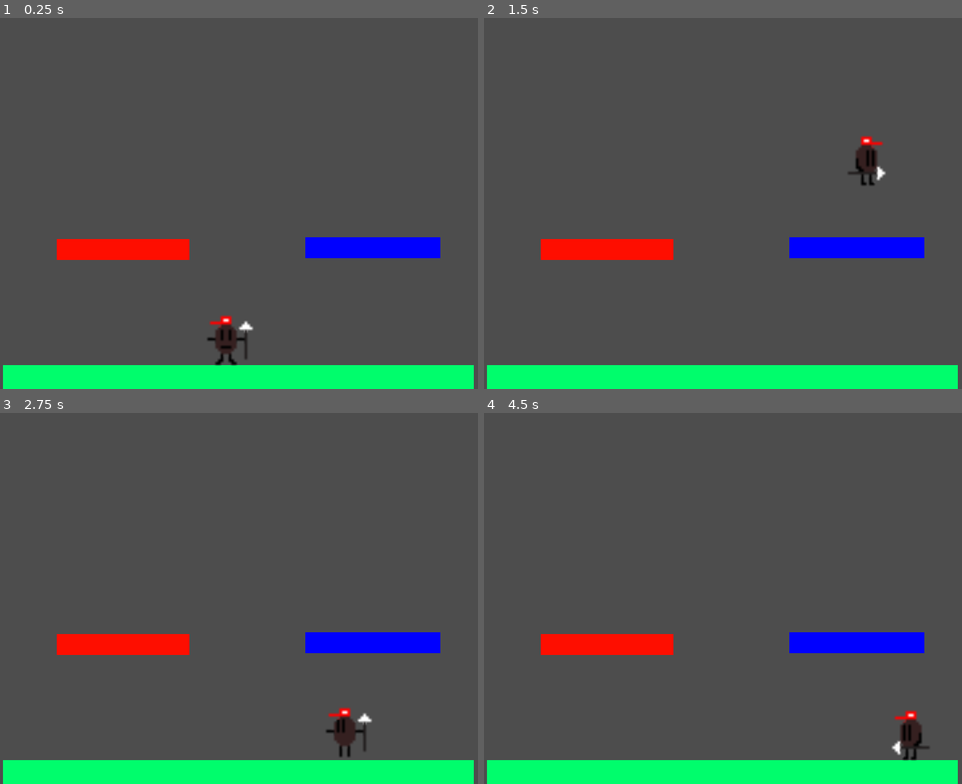
Above: before the commit, frames 1-4 (two rows, left to right).
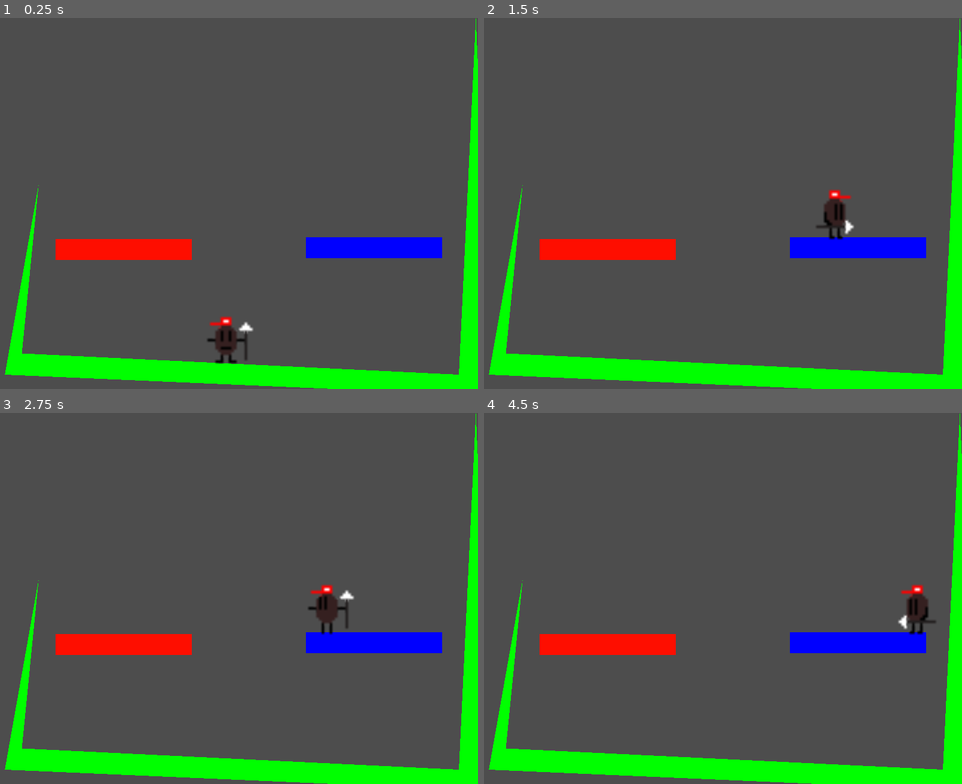
Above: after the commit, the same moments.

Repository: SonuTheNecro/GodotLearningEnvironment
Game: Godot game, scene res://level.tscn
Same seed, same stepped clock (60 frames per second), same inputs: the game is played once before the commit and once after it.
Inputs:
- Up to frame 1 (0.25 s): no input
- Up to frame 2 (1.5 s): hold S (duck) 0.53-1.28 s; hold D (move_right) from 0.53 s (still down); tap W (jump) at 0.77, 1.07 s; tap Shift (run) at 0.8, 1.35 s
- Up to frame 3 (2.75 s): tap W (jump) at 1.52, 1.55, 1.82 s; release D (move_right) at 2.03 s; hold A (move_left) from 2.03 s (still down); hold W (jump) from 2.03 s (still down); tap S (duck) at 2.3 s
- Up to frame 4 (4.5 s): release A (move_left) at 2.78 s; release W (jump) at 2.78 s; hold D (move_right) 2.78-4.28 s; tap S (duck) at 2.85, 4.35 s; tap W (jump) at 3.02, 3.32, 3.77, 3.8, 4.07 s; tap Shift (run) at 3.05 s; hold Shift (run) 3.53-4.28 s; hold A (move_left) from 4.28 s (still down)

The runs differ from the first frame. In frame 1, 10% of the frame differs, in the area x 0-100%, y 0-100%; in frame 2, 11%; in frame 3, 11%; in frame 4, 11%.

Commit message:
feat: fixed animations, WHY ARE COLORS OBJECTS, WHY DOES EVERY METHOD HAVE DELTA BUILT IN

Diff:
--- /dev/null
+++ b/CollisionPolygon2D.gd
@@ -0,0 +1,16 @@
+extends CollisionPolygon2D
+var polygon_2d = Polygon2D.new()
+
+
+
+
+# Called when the node enters the scene tree for the first time.
+func _ready():
+	add_child(polygon_2d)
+	polygon_2d.set_polygon(polygon)
+	polygon_2d.set_color(Color(0,1,0,1))
+
+
+# Called every frame. 'delta' is the elapsed time since the previous frame.
+func _process(delta):
+	pass
--- a/level.tscn
+++ b/level.tscn
@@ -1,5 +1,6 @@
-[gd_scene load_steps=6 format=3 uid="uid://mhlpakpgegri"]
+[gd_scene load_steps=7 format=3 uid="uid://mhlpakpgegri"]
 
+[ext_resource type="Script" path="res://CollisionPolygon2D.gd" id="1_sdvwn"]
 [ext_resource type="PackedScene" uid="uid://djfeeipq7vvb8" path="res://player.tscn" id="1_vet0b"]
 
 [sub_resource type="RectangleShape2D" id="RectangleShape2D_8mqrt"]
@@ -17,7 +18,12 @@
 
 [node name="StaticBody2D" type="StaticBody2D" parent="."]
 
+[node name="CollisionPolygon2D" type="CollisionPolygon2D" parent="StaticBody2D"]
+polygon = PackedVector2Array(72, 312, 8, 672, 928, 712, 896, 0, 864, 672, 40, 632)
+script = ExtResource("1_sdvwn")
+
 [node name="ground" type="CollisionShape2D" parent="StaticBody2D"]
+visible = false
 position = Vector2(449.5, 677)
 shape = SubResource("RectangleShape2D_8mqrt")
 debug_color = Color(0.916841, 0.113416, 0.646772, 0.42)
@@ -30,10 +36,12 @@
 color = Color(0, 0.990688, 0.424499, 1)
 
 [node name="left_wall" type="CollisionShape2D" parent="StaticBody2D"]
+visible = false
 position = Vector2(9, 327.75)
 shape = SubResource("RectangleShape2D_jr3rt")
 
 [node name="right_wall" type="CollisionShape2D" parent="StaticBody2D"]
+visible = false
 position = Vector2(884, 330)
 shape = SubResource("RectangleShape2D_jr3rt")
 
@@ -42,9 +50,9 @@
 shape = SubResource("RectangleShape2D_v8h6i")
 
 [node name="ColorRect" type="ColorRect" parent="StaticBody2D/left_platform"]
-offset_left = -124.0
+offset_left = -126.0
 offset_top = -19.0
-offset_right = 126.0
+offset_right = 130.0
 offset_bottom = 21.0
 color = Color(0.994578, 0.0559661, 1.92523e-07, 1)
 
@@ -53,9 +61,9 @@
 shape = SubResource("RectangleShape2D_v8h6i")
 
 [node name="ColorRect" type="ColorRect" parent="StaticBody2D/right_platform"]
-offset_left = -128.0
+offset_left = -126.0
 offset_top = -21.0
-offset_right = 127.0
+offset_right = 130.0
 offset_bottom = 19.0
 color = Color(0, 0, 1, 1)
 
--- a/player.gd
+++ b/player.gd
@@ -34,27 +34,25 @@
 	return input_dir
 func play_animation():
 	if Input.is_action_pressed("jump"):
-		$AnimatedSprite2D.animation = "jump"
+		$AnimatedSprite2D.play("jump")
 	elif Input.is_action_pressed("duck"):
-		$AnimatedSprite2D.animation = "duck"
+		$AnimatedSprite2D.play("duck")
 	elif velocity.x != 0:
-		if speed == 500:
-			$AnimatedSprite2D.animation = "walk"
-		elif speed == 250:
-			$AnimatedSprite2D.animation = "duck"
-		else:
-			$AnimatedSprite2D.animation = "run"
+		match speed:
+			750:
+				$AnimatedSprite2D.play("run")
+			500:
+				$AnimatedSprite2D.play("walk")
+			250:
+				$AnimatedSprite2D.play("duck")
 	else:
-		$AnimatedSprite2D.animation = "idle"
+		$AnimatedSprite2D.play("idle")
+	if abs(velocity.x) > 0.001:
+		$AnimatedSprite2D.flip_h = velocity.x > 0
 
 
-	if velocity.x > 0:
-		$AnimatedSprite2D.flip_h = true
-	else:
-		$AnimatedSprite2D.flip_h = false
-
 func jump():
-	if Input.is_action_pressed("jump"):
+	if Input.is_action_just_pressed("jump"):
 		if current_jumps < max_jumps:
 			$AudioStreamPlayer2D.play()
 			velocity.y = jump_power
--- a/player.tscn
+++ b/player.tscn
@@ -279,7 +279,7 @@
 position = Vector2(435, 624)
 scale = Vector2(5, 5.074)
 sprite_frames = SubResource("SpriteFrames_3dqom")
-animation = &"walk"
+animation = &"jump"
 
 [node name="AudioStreamPlayer2D" type="AudioStreamPlayer2D" parent="."]
 stream = ExtResource("9_ynux7")
